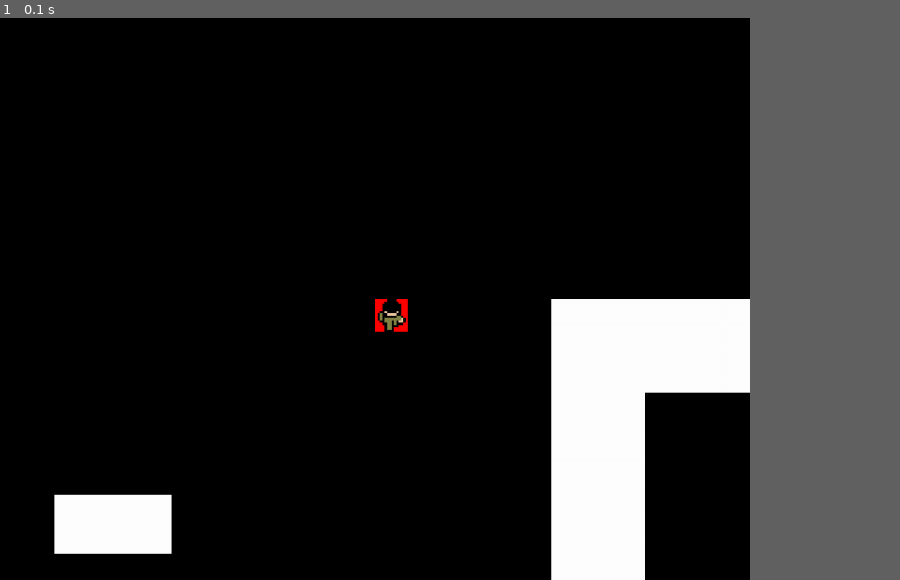
Above: before the commit, frame 1.
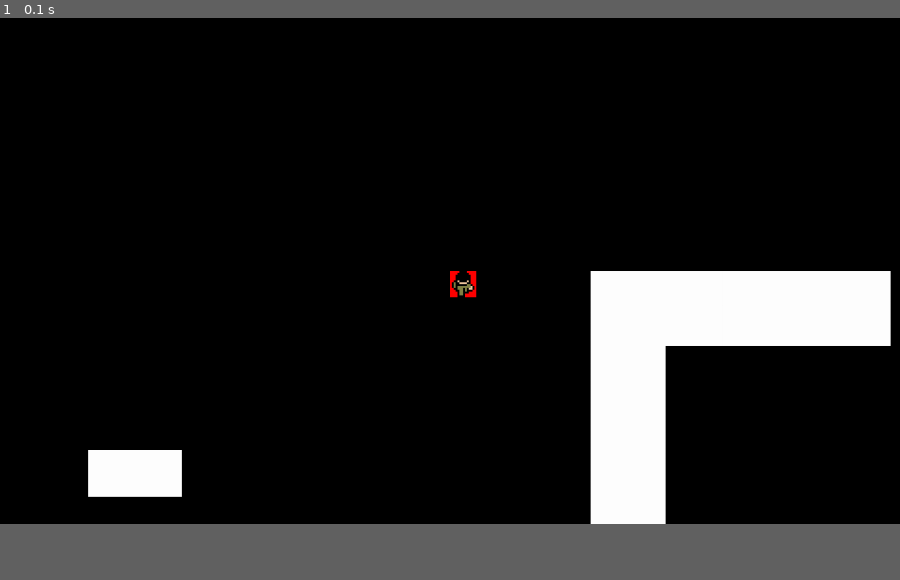
Above: after the commit, the same moment.

Repository: dev-haku/py-gamekit
Game: pygame game, started from run.py
Same seed, same stepped clock (60 frames per second), same inputs: the game is played once before the commit and once after it.
Inputs:
- Up to frame 1 (0.1 s): no input
In our replay, the window is 750x562 before the commit and 900x506 after it. These sizes can differ from the game's own. Grey fills any space a smaller window leaves; there, only what the larger window draws over its background counts as a difference.

The runs differ from the first frame. In frame 1, 9.6% of the frame differs, in the area x 6-99%, y 45-100%.

Commit message:
fix: update build runner file

Diff:
--- a/build.py
+++ b/build.py
@@ -16,7 +16,6 @@
 BUILD_ROOT.mkdir(parents=True, exist_ok=True)
 
 
-# 古い.spec を削除
 spec_file = BUILD_ROOT / f"{_name}.spec"
 if spec_file.exists():
     spec_file.unlink()
@@ -24,6 +23,7 @@
 cmd = [
     "pyinstaller",
     "--onedir",
+    "--contents-directory", ".",
     "--noconsole",
     "--name",        _name,
     "--icon",        str((ROOT / _icon_image_path).resolve()),
--- a/test_app/asset/player/player_animations.json
+++ b/game/app/asset/player/player_animations.json
@@ -1,10 +1,11 @@
 {
+
     "up_walk": {
         "is_loop":true,
 
         "fps":10,
 
-        "spritesheet_image_path" : "./test_app/asset/player/player_animation_spritesheet.png",
+        "spritesheet_image_path" : "./player/player_animation_spritesheet.png",
         "frames":[
             [0,0,14,14],
             [1,0,14,14]
@@ -16,7 +17,7 @@
 
         "fps":10,
 
-        "spritesheet_image_path" : "./test_app/asset/player/player_animation_spritesheet.png",
+        "spritesheet_image_path" : "./player/player_animation_spritesheet.png",
         "frames":[
             [0,1,14,14],
             [1,1,14,14]
@@ -28,7 +29,7 @@
 
         "fps":10,
 
-        "spritesheet_image_path" : "./test_app/asset/player/player_animation_spritesheet.png",
+        "spritesheet_image_path" : "./player/player_animation_spritesheet.png",
         "frames":[
             [0,2,14,14],
             [1,2,14,14]
@@ -40,7 +41,7 @@
 
         "fps":10,
 
-        "spritesheet_image_path" : "./test_app/asset/player/player_animation_spritesheet.png",
+        "spritesheet_image_path" : "./player/player_animation_spritesheet.png",
         "frames":[
             [0,3,14,14],
             [1,3,14,14]
--- a/test_app/player.py
+++ b/game/app/player.py
@@ -1,6 +1,7 @@
 import pygame
 import json
 
+from game import paths
 from game.kit.gameobject.worldobject.base_worldobject import BaseWorldobject
 from game.kit.component.base_component import BaseComponent
 from game.kit.component.animation_renderer import AnimationRenderer
@@ -19,12 +20,12 @@
 
         animation_renderer = AnimationRenderer()
 
-        with open("./test_app/asset/player/player_animations.json", "r") as f:
+        with open(paths.APP_ASSET_DIR / "player/player_animations.json", "r") as f:
             data = json.load(f)
 
         for name, info in data.items():
             frames: list[pygame.Surface] = []
-            spritesheet_surface = pygame.image.load(info["spritesheet_image_path"])
+            spritesheet_surface = pygame.image.load(paths.APP_ASSET_DIR / info["spritesheet_image_path"])
             for frame_info in info["frames"]:
                 x, y, w, h = frame_info
                 crop_area = pygame.Rect(x*w, y*h, w, h)
--- a/game/config.py
+++ b/game/config.py
@@ -1,12 +1,13 @@
-from test_app.game_scene import GameScene
+from game.paths import ROOT
+from game.app.game_scene import GameScene
 
 game = {
     "name" : "MyGame",
     "version" : "0.1",
-    "icon_image_path" : "./game/kit/asset/img/icon.ico",
+    "icon_image_path" : ROOT / "kit/asset/img/icon.ico",
 
-    "window_size" : [800,600],
-    "screen_size" : [640,480],
+    "window_size" : [960,540],
+    "screen_size" : [960,540],
 
     "max_tps" : 30,
     "max_fps" : 60,
--- a/game/kit/paths.py
+++ /dev/null
@@ -1,5 +0,0 @@
-from pathlib import Path
-
-ROOT = Path(__file__).resolve().parent.parent
-
-GAMEKIT_ASSET_DIR = ROOT / "gamekit" / "asset"
--- /dev/null
+++ b/game/paths.py
@@ -0,0 +1,6 @@
+from pathlib import Path
+
+ROOT = Path(__file__).resolve().parent
+
+KIT_ASSET_DIR = ROOT / "kit" / "asset"
+APP_ASSET_DIR = ROOT / "app" / "asset"
Empty file added: game/app/__init__.py
Renamed: test_app/asset/player/player_animation_spritesheet.png -> game/app/asset/player/player_animation_spritesheet.png
Renamed: test_app/game_scene.py -> game/app/game_scene.py
Renamed: test_app/ui.py -> game/app/ui.py
